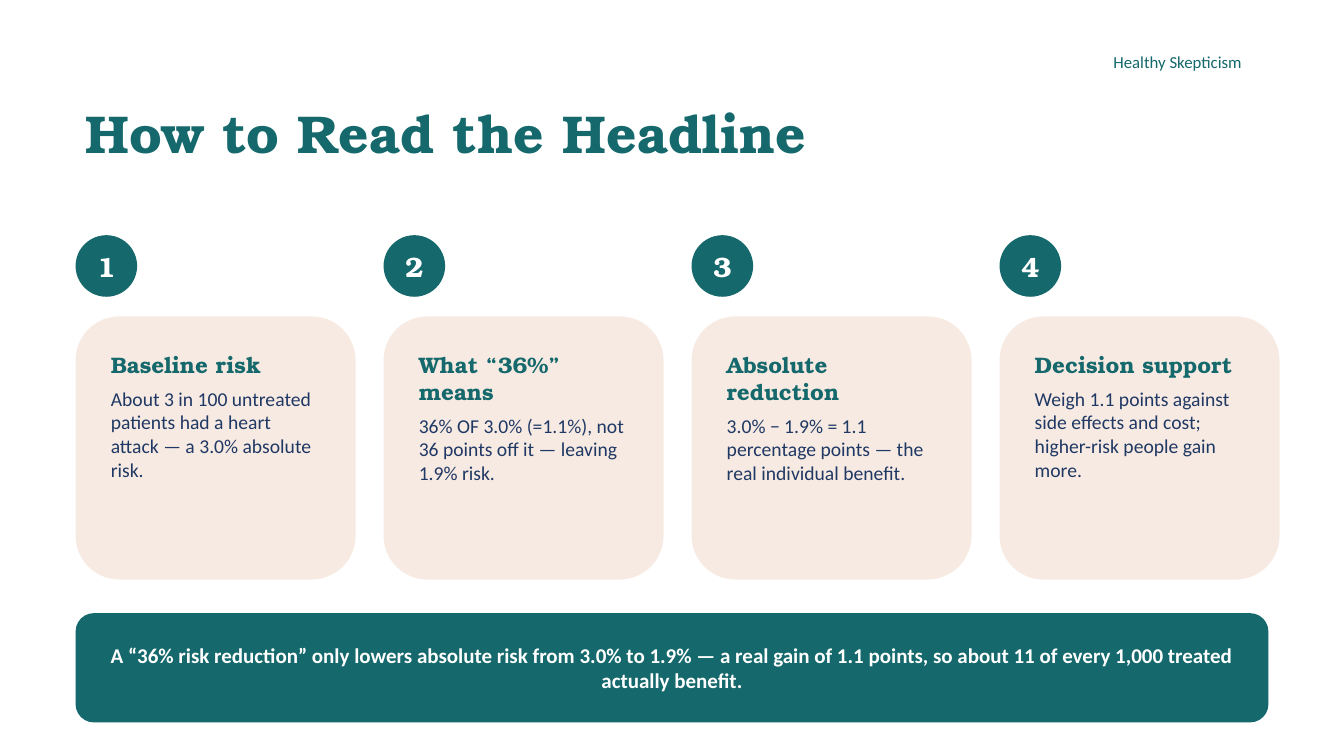
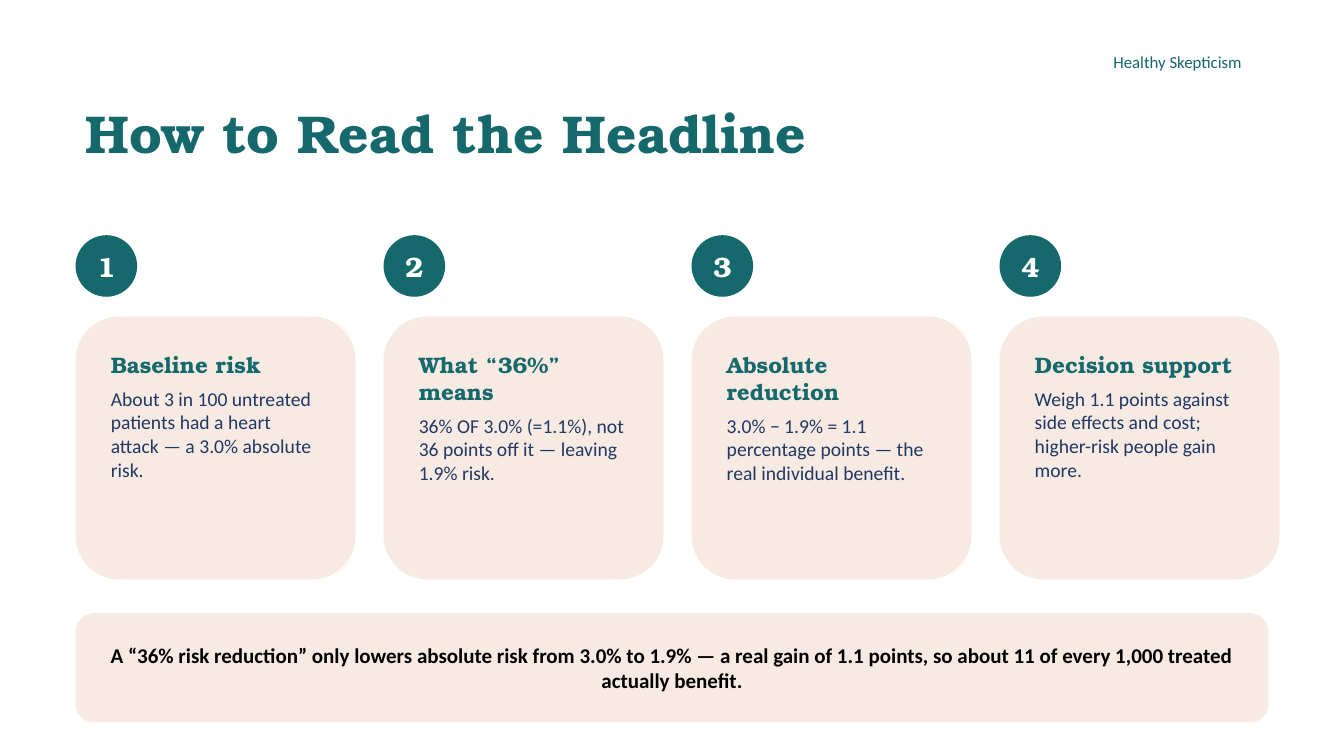
Before and after one commit to murraygmail/healthy-skepticism, a slide deck: slide 23 of materials/Day1.pptx (slide 24 before the commit). Drawn at 1344x756 pixels with LibreOffice and Linux fonts; fonts in the diff are those of the drawing; background and template pictures are left out. Boxes give left, top, right and bottom in pixels: in the first picture for what was removed or moved away, otherwise in the second. Text is boxed around its words. In the diff, an @@ line names an element or a change of style, - is before the commit and + after.

```diff
--- a/materials/Day1.pptx
+++ b/materials/Day1.pptx
@@ rounded rectangle "A “36% risk reduction” only ..." at [76,613,1268,722]: text colour #FFFFFF to #000000; fill #15686B to #F7EAE2 @@
```
Also in this commit, not shown: 10 other slides changed, 1 slide removed, 7 other files.
